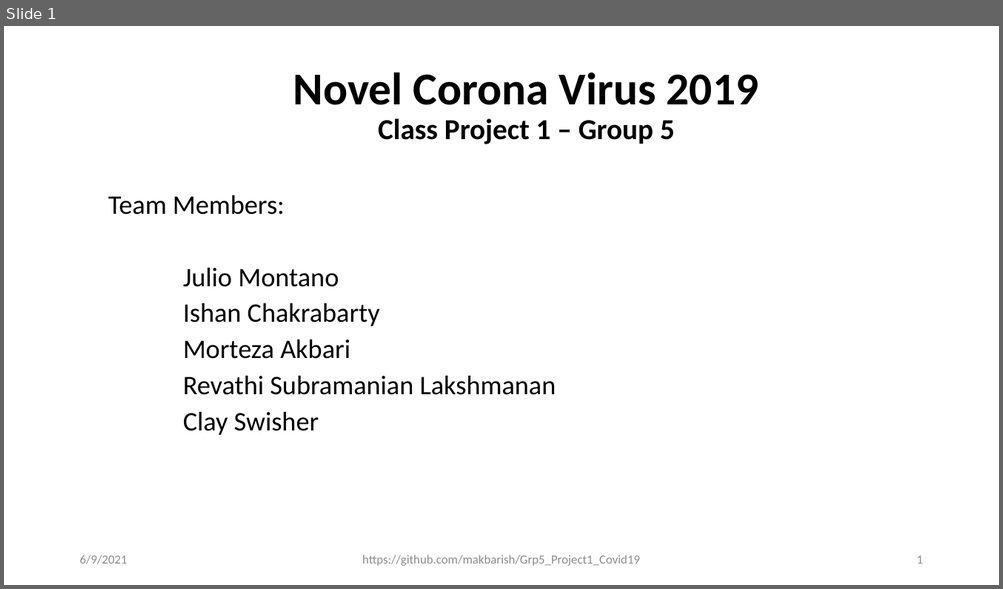
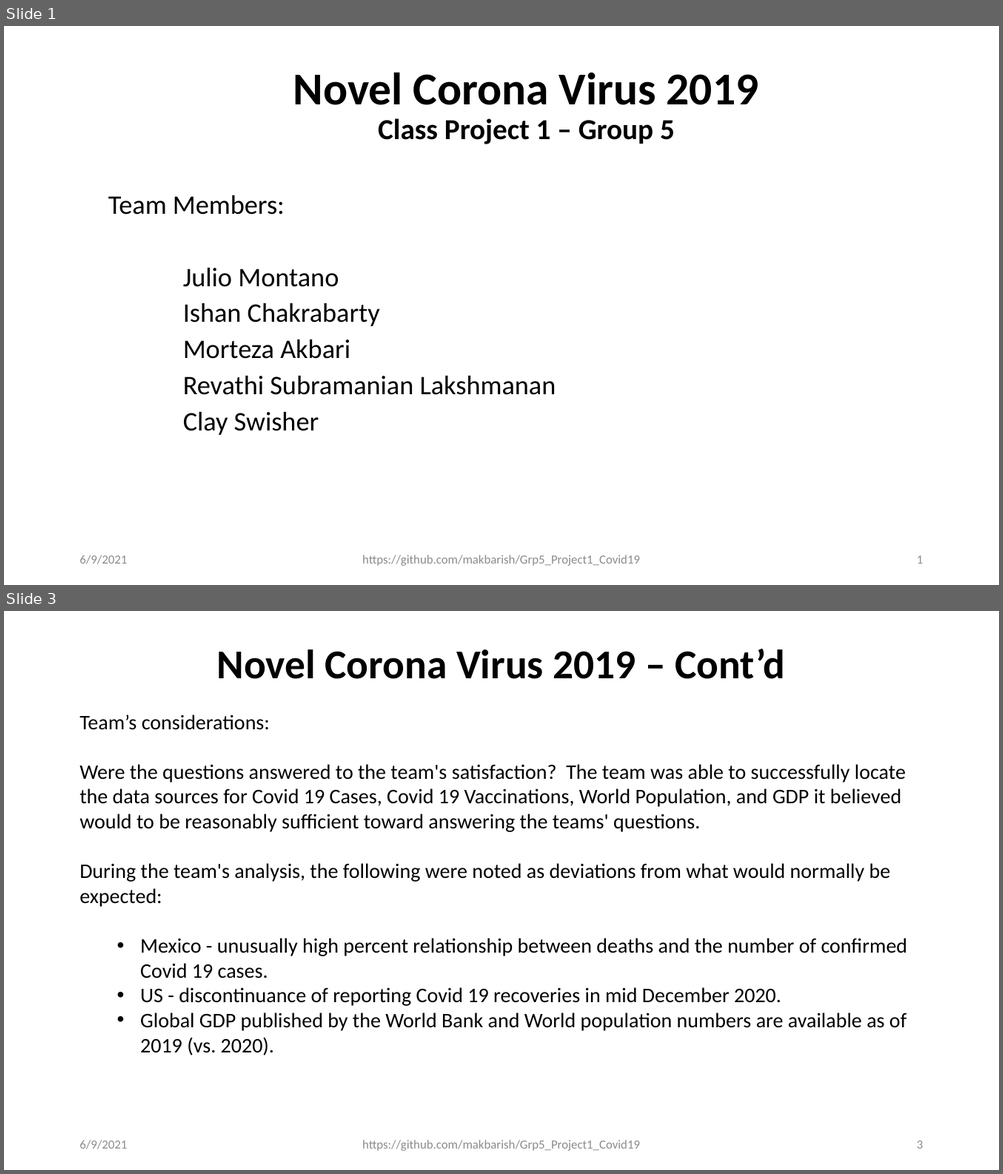
Before and after one commit to makbarish/Grp5_Project1_Covid19, a slide deck: Clay/Novel_Corona_Virus_2019_v3.pptx. Shown one above the other, each under a label of ours: slide 1 before the commit, slides 1 and 3 after it; the slides between them are not shown. The pictures are 1003x589 and 1003x1174 pixels, drawn with LibreOffice and Linux fonts; fonts in the diff are those of the drawing. Boxes give left, top, right and bottom in pixels: in the first picture for what was removed or moved away, otherwise in the second. Text is boxed around its words. In the diff, an @@ line names an element or a change of style, - is before the commit and + after.

```diff
--- a/Clay/Novel_Corona_Virus_2019_v3.pptx
+++ b/Clay/Novel_Corona_Virus_2019_v3.pptx
@@ slide 3 added at (4,611,999,1170), background #FFFFFF @@
@@ title added at (217,649,785,679), 39.6 pt, text #000000, bold @@
+Novel Corona Virus 2019 – Cont’d
@@ text added at (79,715,908,1056), 20 pt, text #000000 @@
+Team’s considerations:
+Were the questions answered to the team's satisfaction? The team was able to successfully locate the data sources for Covid 19 Cases, Covid 19 Vaccinations, World Population, and GDP it believed would to be reasonably sufficient toward answering the teams' questions.
+During the team's analysis, the following were noted as deviations from what would normally be expected:
+  • Mexico - unusually high percent relationship between deaths and the number of confirmed Covid 19 cases.
+  • US - discontinuance of reporting Covid 19 recoveries in mid December 2020.
+  • Global GDP published by the World Bank and World population numbers are available as of 2019 (vs. 2020).
@@ text added at (79,1140,127,1150), 12 pt, text #8C8C8C @@
+6/9/2021
@@ text added at (362,1140,640,1151), 12 pt, text #8C8C8C @@
+https://github.com/makbarish/Grp5_Project1_Covid19
@@ page number added at (916,1141,922,1149), 12 pt, text #8C8C8C @@
+3
```
Also in this commit, not shown: 7 slides changed, 1 other slide added, 7 other files.
